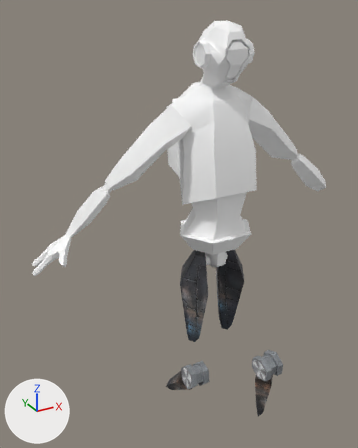
One commit to the FBX model Assets/Woody/full_robo.fbx: the scene before it, then after it.
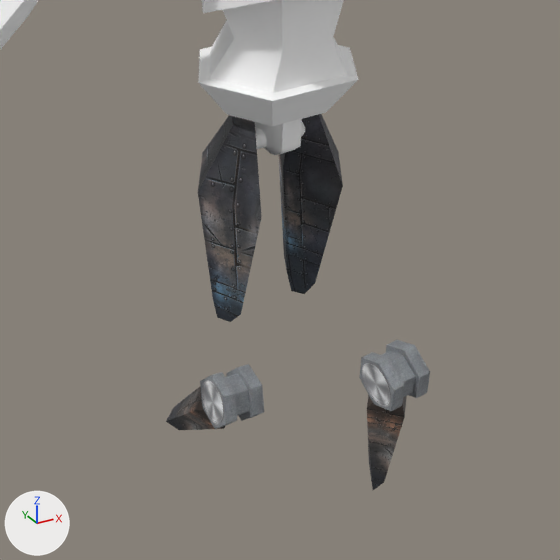
Old and new are each drawn whole from a 50 mm camera at (-0.0455, -0.0694, 0.0777) aimed at (-0.0054, 0.0035, 0.0412) and again close up on the part from 26% to 95% of the width and 44% to 100% of the height. The axes (+X, +Y, +Z) are drawn at lower left. The lights are the same throughout. Where no turn or scale is listed for an object, it has been applied to the vertices.
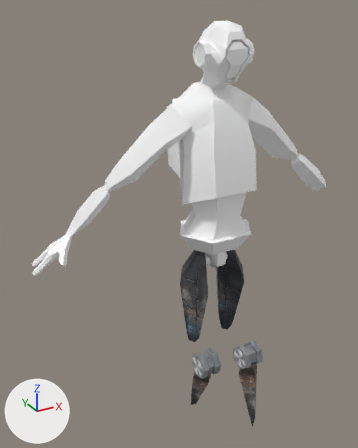
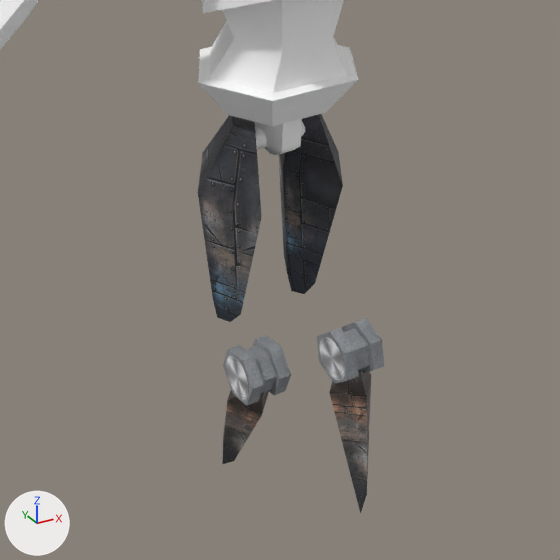
Pixel boxes [x1, y1, x2, y2] of what changed, in the close-ups (560 x 560 px):
'pCylinder5', moved, turned
    before: [360, 340, 430, 411]
    after: [317, 318, 384, 384]
'pCylinder14', moved, turned
    before: [367, 395, 407, 490]
    after: [329, 369, 371, 513]
'pCylinder8', moved, turned
    before: [200, 364, 264, 429]
    after: [223, 336, 291, 406]
'pCylinder9', moved, turned
    before: [166, 386, 225, 430]
    after: [222, 391, 269, 464]

The change, as a list of edits to the scene's bpy script:
```text
Change ob_pcylinder5:
    ob_pcylinder5.location: (0.0037, -0.0119, 0.0158) -> (0.0023, -0.0076, 0.016)
    ob_pcylinder5.rotation_euler: (1.246, 1.327, 1.286) -> (-1.571, 1.448, -1.571)  # degrees (71, 76, 74) -> degrees (-90, 83, -90)
Change ob_pcylinder8:
    ob_pcylinder8.location: (-0.0068, -0.0033, 0.0117) -> (-0.0055, -0.005, 0.0152)
    ob_pcylinder8.rotation_euler: (-1.678, -0.781, -1.503) -> (-1.573, -1.204, -1.569)  # degrees (-96, -45, -86) -> degrees (-90, -69, -90)
```
